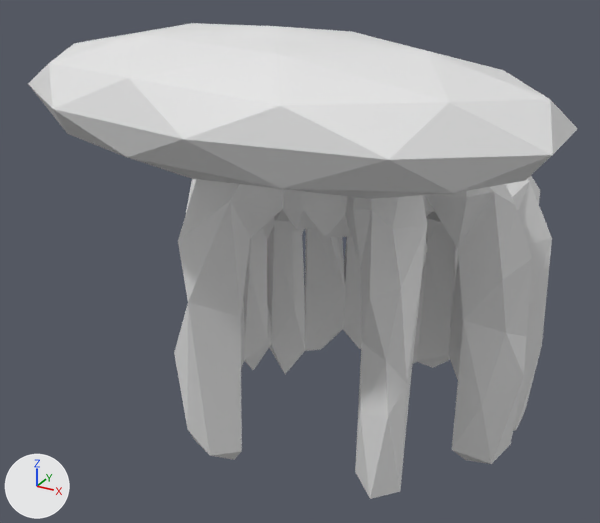
The glTF model maybraid/assets/characters/hair/thick_braids.glb, before and after one commit.
Rendered twice from a 50 mm camera at (1.39, -3.04, 1.13) aimed at (-0.13, -0.27, -0.26). The axes (+X, +Y, +Z) are drawn at lower left. The lights are the same throughout. The older version comes first. Where no turn or scale is listed for an object, it has been applied to the vertices.
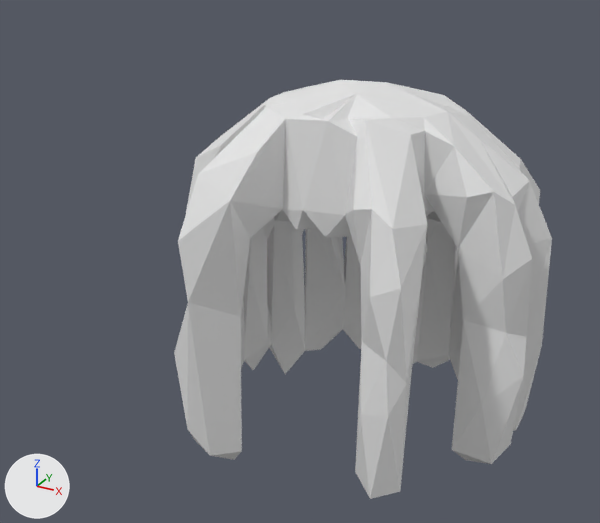
Pixel boxes (x1, y1, x2, y2) of what changed, in the pictures (600 x 523 px):
'Icosphere', deleted
    before: (28, 23, 577, 199)

What the commit changed:
Object 'Icosphere' (ob_icosphere) is deleted.
